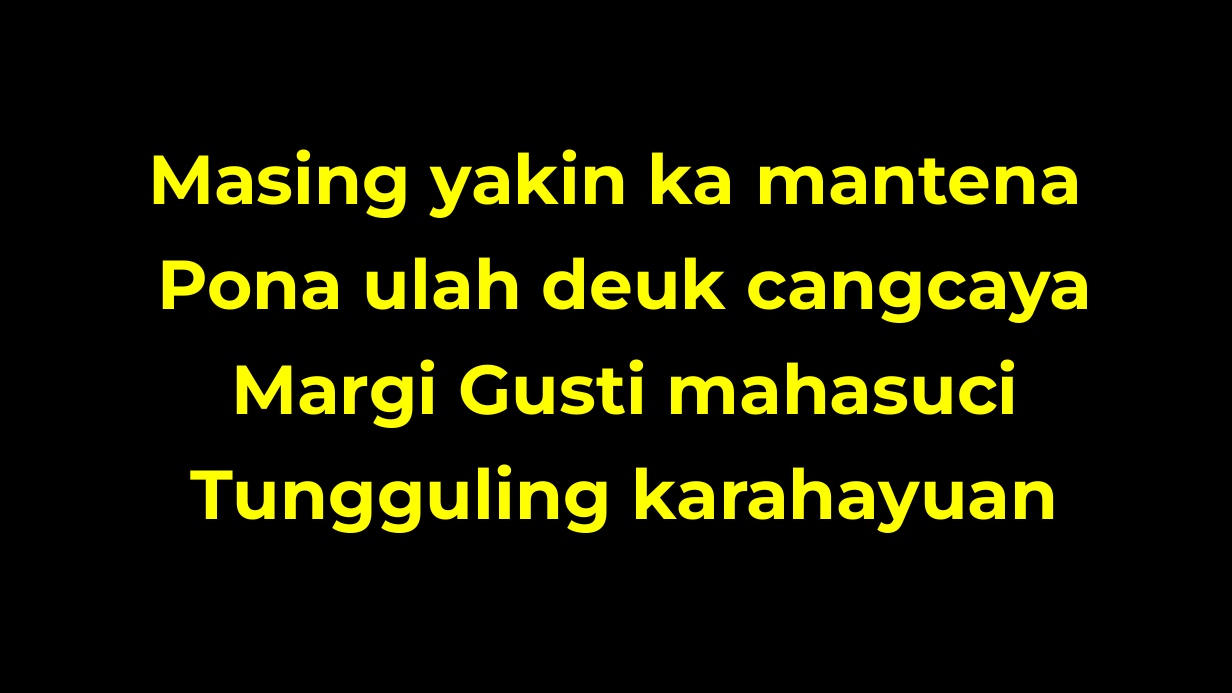
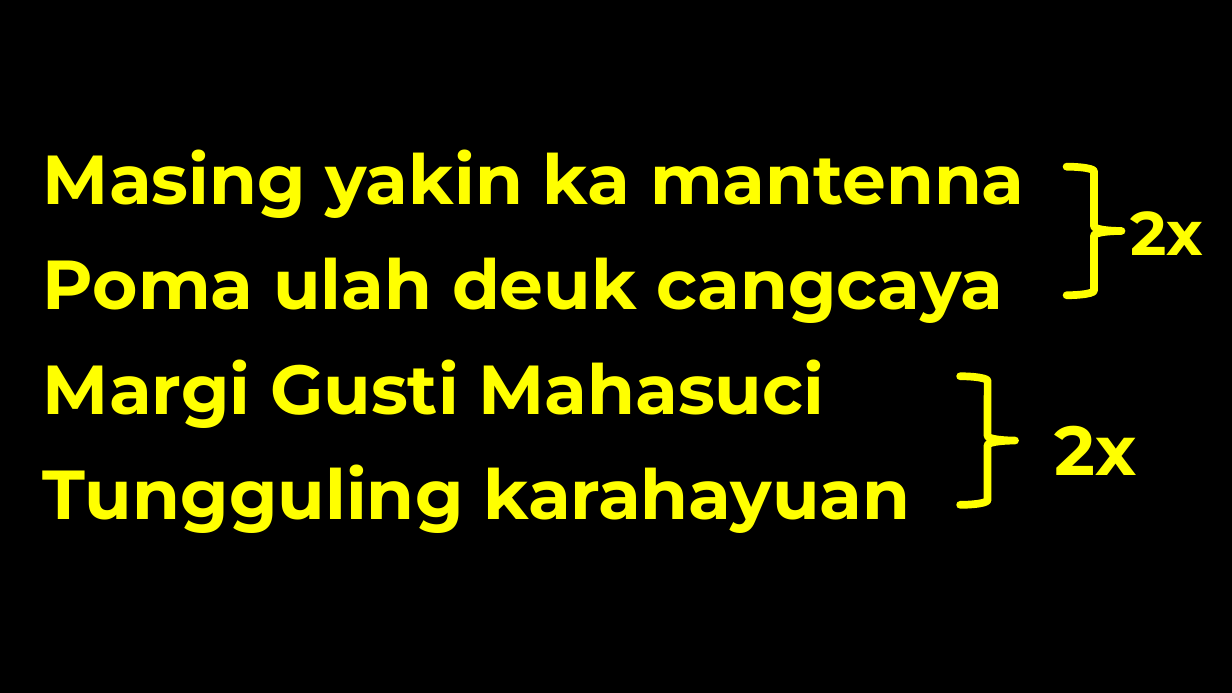
Before and after one commit to laurensius/Slide_Misa_KRC, a slide deck: slide 55 of 2020 11 tanggal 28 - 29/Slide Misa Bahasa Sunda.pptx (slide 51 before the commit). Drawn at 1232x693 pixels with LibreOffice and Linux fonts; fonts in the diff are those of the drawing; background and template pictures are left out. Boxes give left, top, right and bottom in pixels: in the first picture for what was removed or moved away, otherwise in the second. Text is boxed around its words. In the diff, an @@ line names an element or a change of style, - is before the commit and + after.

```diff
--- a/2020 11 tanggal 28 - 29/Slide Misa Bahasa Sunda.pptx
+++ b/2020 11 tanggal 28 - 29/Slide Misa Bahasa Sunda.pptx
@@ text at <box>43,149,1025,428</box>: text changed @@
-Masing yakin ka mantena
-Pona ulah deuk cangcaya
-Margi Gusti mahasuci
+Masing yakin ka mantenna
+Poma ulah deuk cangcaya
+Margi Gusti Mahasuci
@@ right brace added at <box>1067,166,1121,295</box>, outline #FFFF00 6 pt @@
@@ text added at <box>1131,211,1204,255</box>, 48 pt, text #FFFF00, bold @@
+2x
@@ right brace added at <box>960,376,1015,505</box>, outline #FFFF00 6 pt @@
@@ text added at <box>1055,425,1137,475</box>, 54 pt, text #FFFF00, bold @@
+2x
@@ text at <box>43,464,910,533</box>: alignment centre to left @@
```
Also in this commit, not shown: 17 other slides changed, 5 slides added, 1 slide removed, 5 other files.
